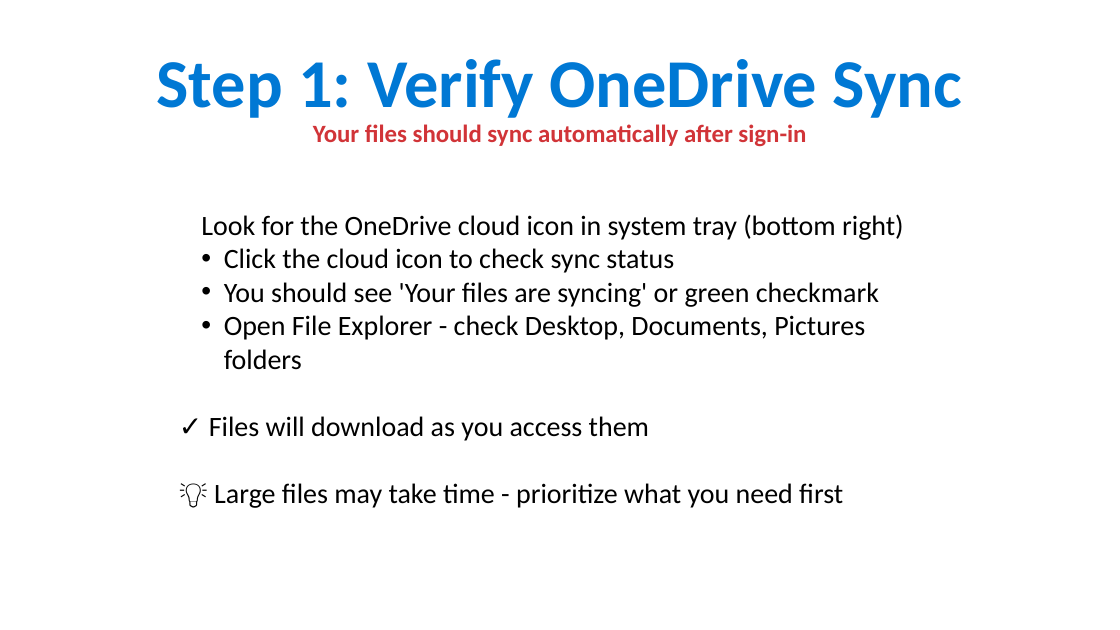
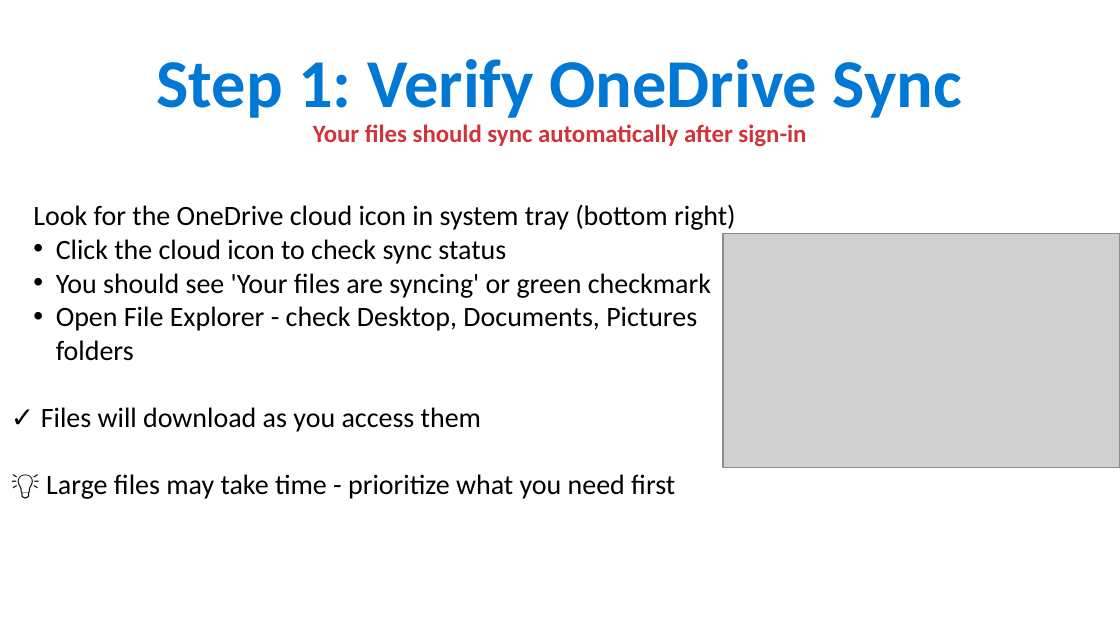
Before and after one commit to ipsghonline/tmp, a slide deck: slide 26 of presentation/Phase1-Backup-Guide.pptx (slide 24 before the commit). Drawn at 1120x630 pixels with LibreOffice and Linux fonts; fonts in the diff are those of the drawing; grey boxes stand for pictures. Boxes give left, top, right and bottom in pixels: in the first picture for what was removed or moved away, otherwise in the second. Text is boxed around its words. In the diff, an @@ line names an element or a change of style, - is before the commit and + after.

```diff
--- a/presentation/Phase1-Backup-Guide.pptx
+++ b/presentation/Phase1-Backup-Guide.pptx
@@ text "Look for the OneDrive cloud ..." moved from (x1=201, y1=214, x2=904, y2=508) to (x1=33, y1=204, x2=736, y2=499) @@
@@ picture added at (x1=724, y1=234, x2=1120, y2=468) @@
```
Also in this commit, not shown: 3 other slides changed, 3 slides added.
